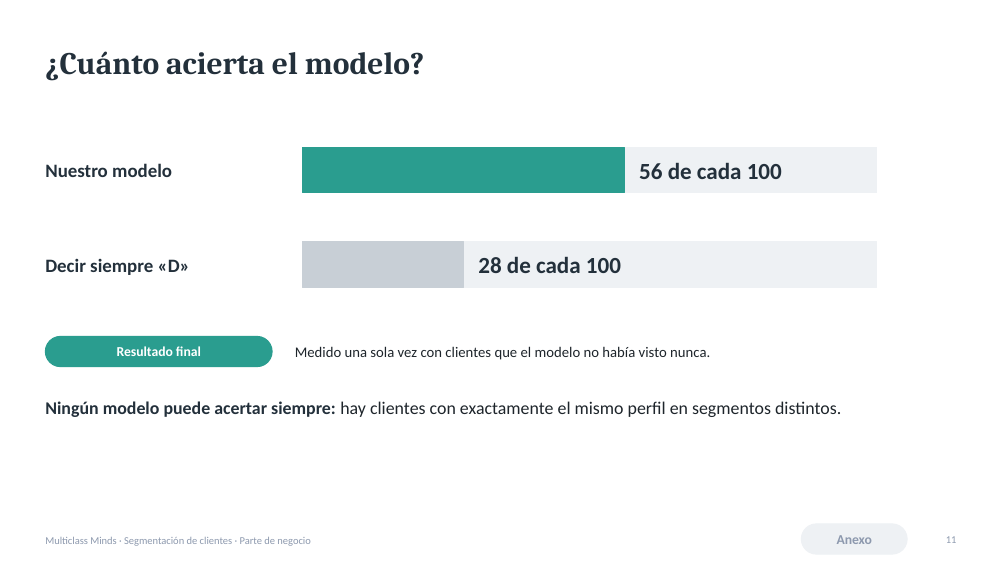
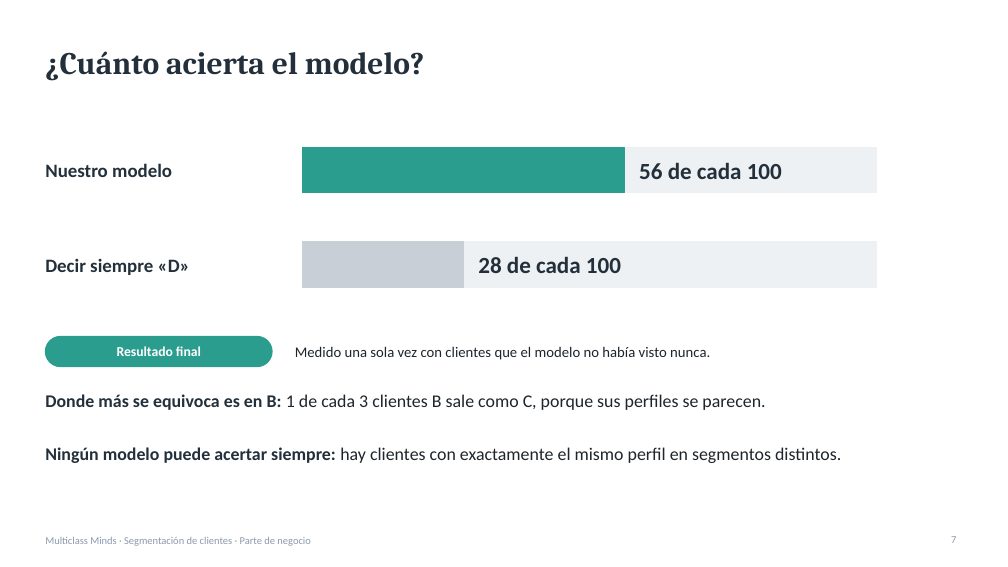
Before and after one commit to IA-P1-BCN/customer-segmentation-multiclass, a slide deck: slide 7 of presentation/business_presentation.pptx (slide 11 before the commit). Drawn at 1008x567 pixels with LibreOffice and Linux fonts; fonts in the diff are those of the drawing. Boxes give left, top, right and bottom in pixels: in the first picture for what was removed or moved away, otherwise in the second. Text is boxed around its words. In the diff, an @@ line names an element or a change of style, - is before the commit and + after.

```diff
--- a/presentation/business_presentation.pptx
+++ b/presentation/business_presentation.pptx
@@ text added at box(45, 394, 765, 410), 17 pt, text #1E252B @@
+Donde más se equivoca es en B: 1 de cada 3 clientes B sale como C, porque sus perfiles se parecen.
@@ text "Ningún modelo puede acertar siempre: ...": place and size @@
-text "Ningún modelo puede acertar siempre: ..." at box(45, 401, 841, 417)
+text "Ningún modelo puede acertar siempre: ..." at box(45, 447, 841, 463)
@@ rounded rectangle removed at box(802, 524, 907, 554) @@
@@ text removed at box(837, 535, 872, 544) @@
-Anexo
@@ page number at box(951, 536, 956, 543): text changed @@
-11
+7
```
Also in this commit, not shown: 4 other slides changed, 2 other files.
